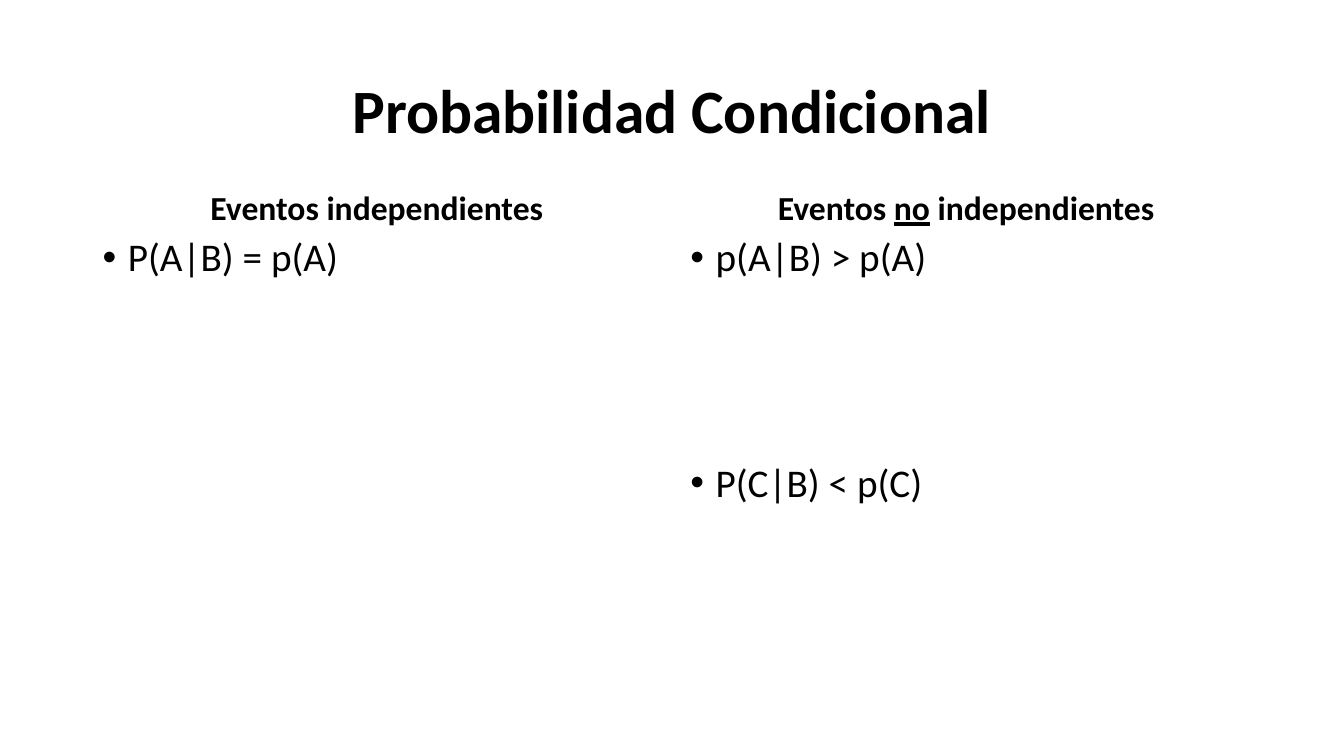
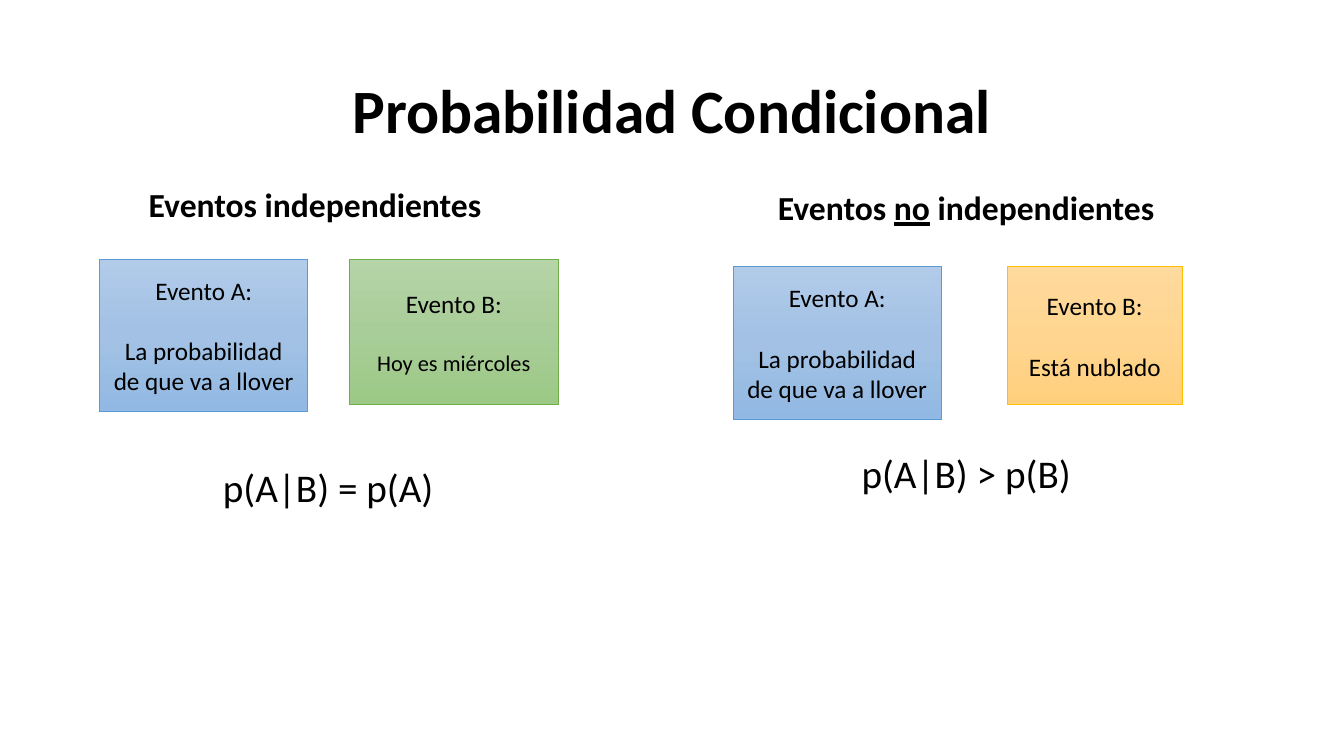
Before and after one commit to Adrifelcha/Adrifelcha, a slide deck: slide 13 of Tesis/Presentaciones/ACA2017_InferenciaProbabilisticaBayesiana.pptx. Drawn at 1344x756 pixels with LibreOffice and Linux fonts; fonts in the diff are those of the drawing. Boxes give left, top, right and bottom in pixels: in the first picture for what was removed or moved away, otherwise in the second. Text is boxed around its words. In the diff, an @@ line names an element or a change of style, - is before the commit and + after.

```diff
--- a/Tesis/Presentaciones/ACA2017_InferenciaProbabilisticaBayesiana.pptx
+++ b/Tesis/Presentaciones/ACA2017_InferenciaProbabilisticaBayesiana.pptx
@@ text "Eventos independientes": place and size @@
-text "Eventos independientes" at bbox=[210, 196, 544, 226]
+text "Eventos independientes" at bbox=[149, 193, 482, 223]
@@ rectangle added at bbox=[100, 259, 308, 412], fill gradient #B1CBE9 to #A3C1E5 to #93B9E4, outline #5B9BD5 0.5 pt, 18 pt, text #000000 @@
+Evento A:
+La probabilidad de que va a llover
@@ rectangle added at bbox=[350, 259, 559, 405], fill gradient #B5D5A7 to #AACE9A to #9CC987, outline #70AD47 0.5 pt, 16 pt, text #000000 @@
+Evento B:
+Hoy es miércoles
@@ rectangle added at bbox=[733, 267, 941, 420], fill gradient #B1CBE9 to #A3C1E5 to #93B9E4, outline #5B9BD5 0.5 pt, 18 pt, text #000000 @@
+Evento A:
+La probabilidad de que va a llover
@@ rectangle added at bbox=[1007, 267, 1183, 405], fill gradient #FFDB9E to #FFD590 to #FFD07C, outline #FFC000 0.5 pt, 18 pt, text #000000 @@
+Evento B:
+Está nublado
@@ text at bbox=[223, 473, 433, 509]: text changed @@
-• P(A|B) = p(A)
+p(A|B) = p(A)
@@ text at bbox=[862, 459, 1071, 495]: text changed @@
-• p(A|B) > p(A)
-• P(C|B) < p(C)
+p(A|B) > p(B)
```
Also in this commit, not shown: 3 other slides changed, 16 slides added, 1 slide removed, 3 other files.
